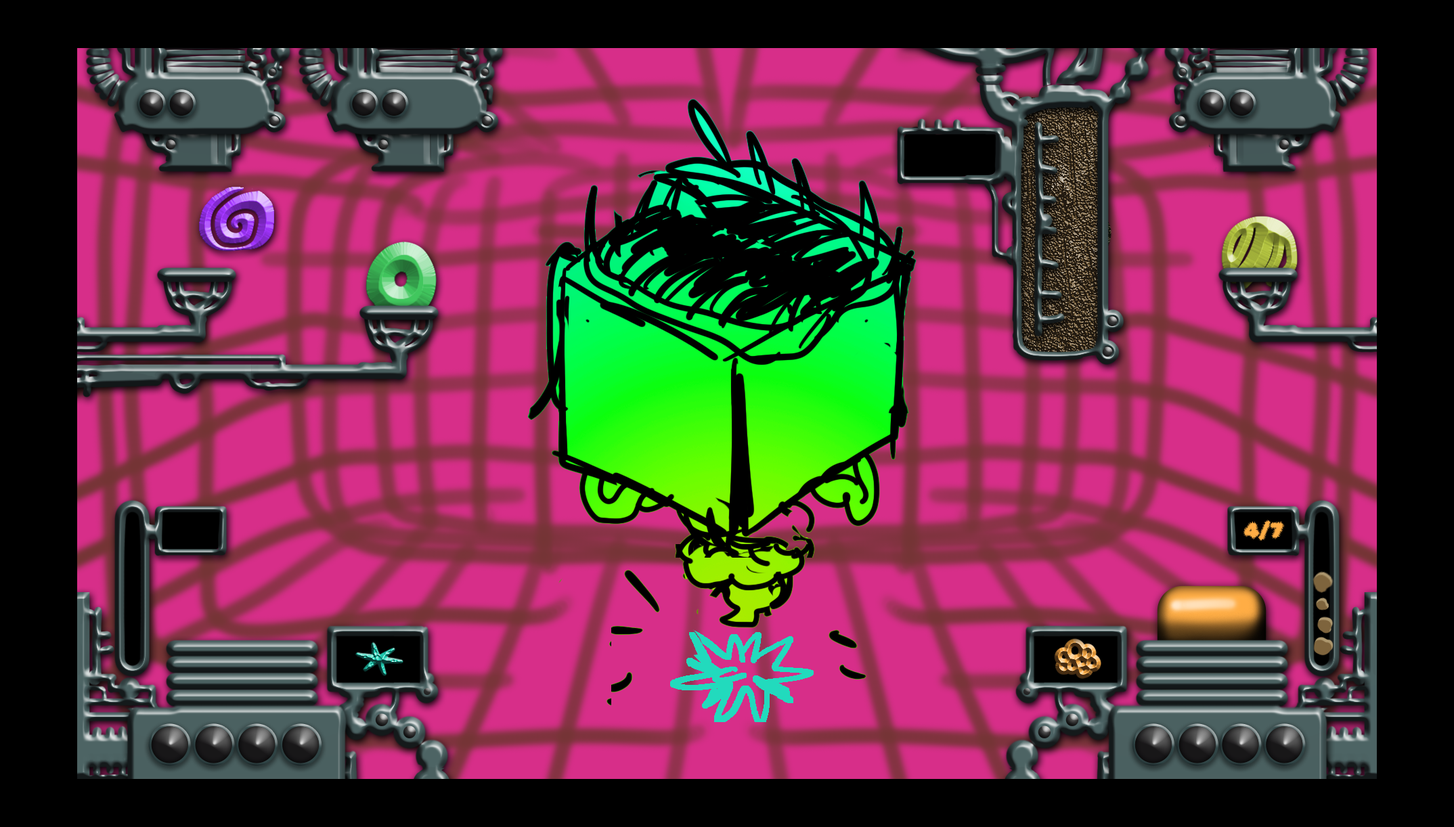
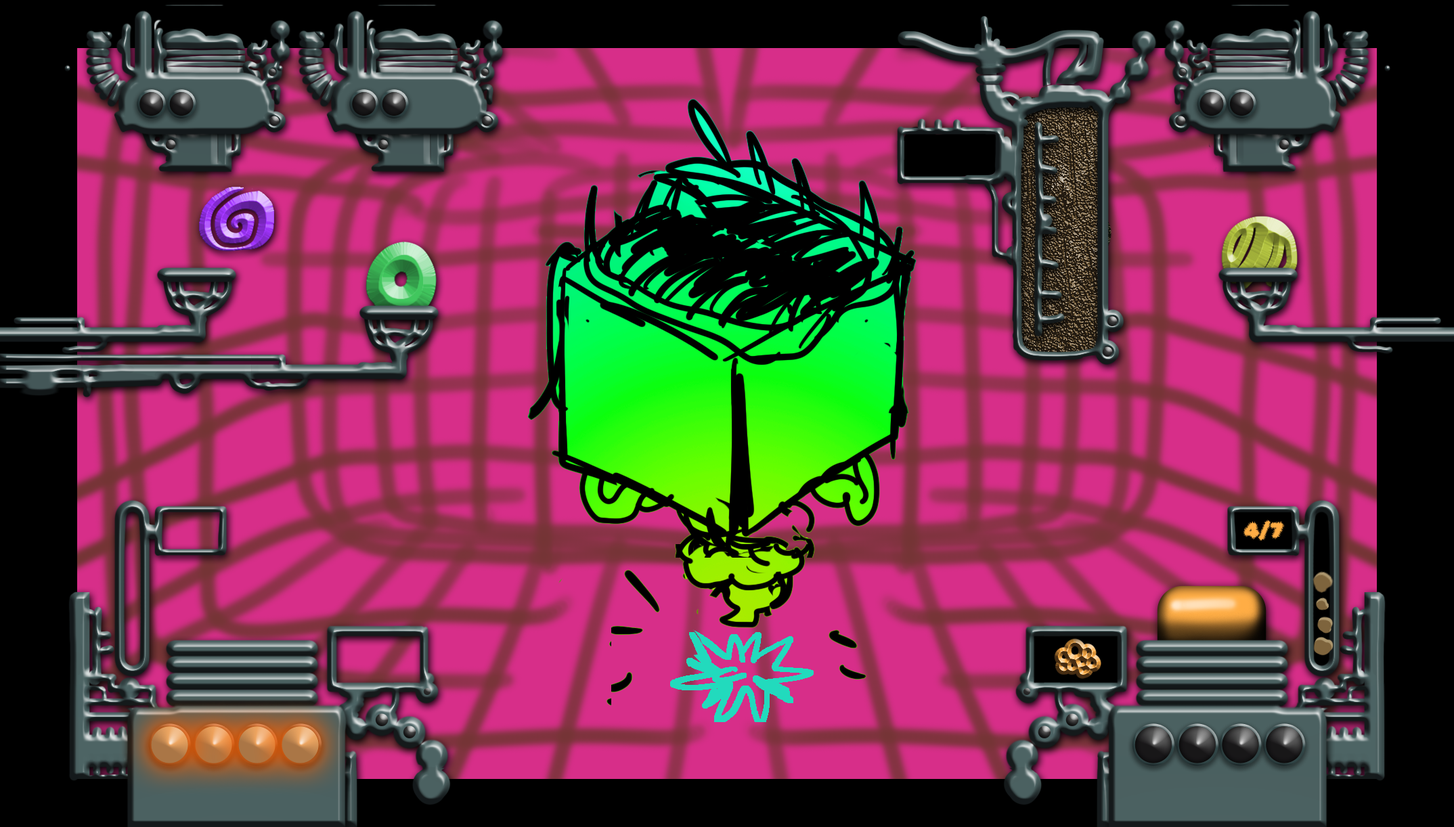
Layers edited between the first and the second 1454 × 827 image:
hid "Capa 35" over [0, 4, 1454, 827]
painted on "Capa 32 copia 5" over [0, 352, 83, 397]
added group "Grupo 8 copia" with 4 layers in group "Grupo 2" over [150, 726, 319, 764]
added layer "Elipse 1 copia 11" (1st of 2, in "APUESTAS" › "Grupo 5" › "Grupo 2" › "Grupo 8 copia") in group "Grupo 8 copia" over [281, 726, 319, 764]
added layer "Elipse 1 copia 10" (1st of 2, in "APUESTAS" › "Grupo 5" › "Grupo 2" › "Grupo 8 copia") in group "Grupo 8 copia" over [238, 726, 276, 764]
added layer "Elipse 1 copia 9" (1st of 2, in "APUESTAS" › "Grupo 5" › "Grupo 2" › "Grupo 8 copia") in group "Grupo 8 copia" over [150, 726, 189, 764]
added layer "Elipse 1 copia 2" (2nd of 3, in "APUESTAS" › "Grupo 5" › "Grupo 2" › "Grupo 8 copia") in group "Grupo 8 copia" over [195, 726, 233, 764]
moved "Elipse 1 copia 2" (3rd of 3, in "APUESTAS" › "Grupo 5" › "Grupo 2" › "Grupo 8") into group "Grupo 8", painted on it over [195, 726, 233, 764]
hid "Capa 12" (2nd of 2, in "APUESTAS" › "Grupo 5") over [354, 641, 404, 677]
removed layer "Capa 11" (2nd of 2, in "APUESTAS" › "Grupo 5") from group "Grupo 5" over [335, 635, 422, 684]
hid "Capa 34" (2nd of 2, in "APUESTAS" › "Grupo 5"), moved it into group "Grupo 5", painted on it over [123, 506, 422, 684]
